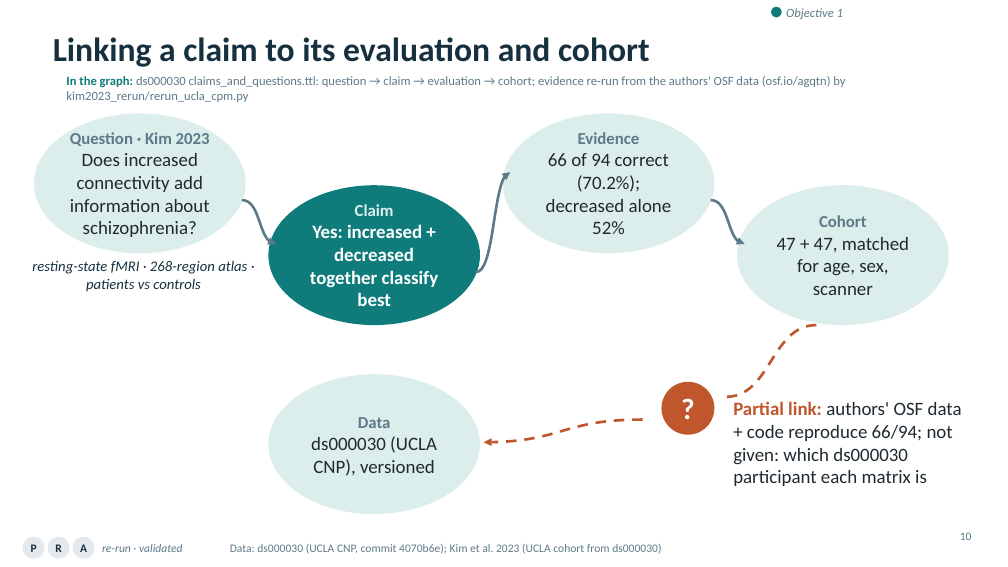
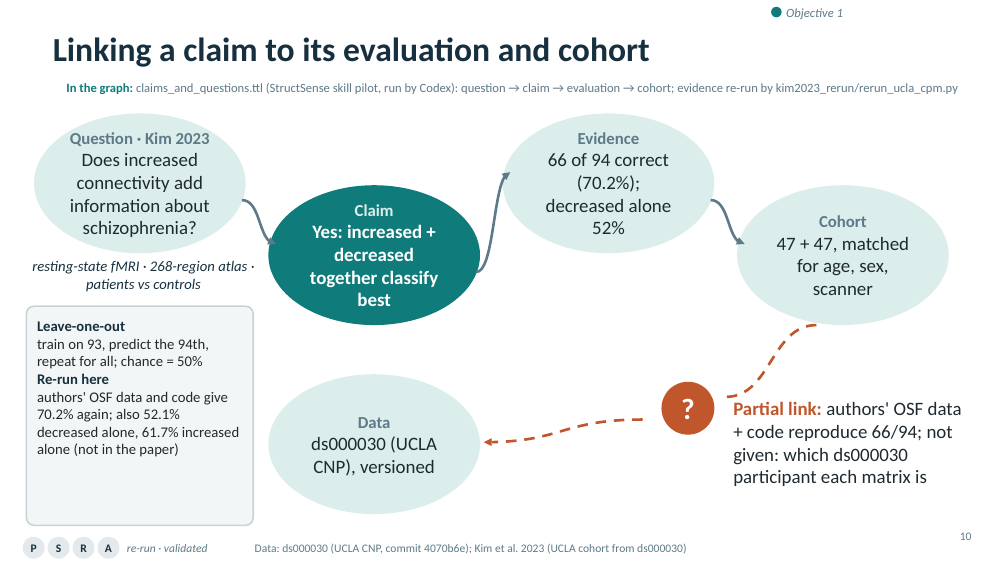
Before and after one commit to ReproNim/llm-workshop-kg, a slide deck: slide 10 of slides/Knowledge_Graphs_Skills_Neuroimaging_v4.pptx. Drawn at 1008x567 pixels with LibreOffice and Linux fonts; fonts in the diff are those of the drawing; background and template pictures are left out. Boxes give left, top, right and bottom in pixels: in the first picture for what was removed or moved away, otherwise in the second. Text is boxed around its words. In the diff, an @@ line names an element or a change of style, - is before the commit and + after.

```diff
--- a/slides/Knowledge_Graphs_Skills_Neuroimaging_v4.pptx
+++ b/slides/Knowledge_Graphs_Skills_Neuroimaging_v4.pptx
@@ text at (66, 83, 958, 94): text changed @@
-In the graph: ds000030 claims_and_questions.ttl: question → claim → evaluation → cohort; evidence re-run from the authors' OSF data (osf.io/agqtn) by kim2023_rerun/rerun_ucla_cpm.py
+In the graph: claims_and_questions.ttl (StructSense skill pilot, run by Codex): question → claim → evaluation → cohort; evidence re-run by kim2023_rerun/rerun_ucla_cpm.py
@@ rounded rectangle added at (26, 306, 253, 526), fill #F3F6F6, outline #C9D3D7 1.5 pt, 14 pt, text #1F2A30 @@
+Leave-one-out
+train on 93, predict the 94th, repeat for all; chance = 50%
+Re-run here
+authors' OSF data and code give 70.2% again; also 52.1% decreased alone, 61.7% increased alone (not in the paper)
@@ ellipse "A": place and size @@
-ellipse "A" at (73, 537, 95, 559)
+ellipse "A" at (98, 537, 119, 559)
@@ text "re-run · validated": place and size @@
-text "re-run · validated" at (102, 544, 183, 552)
+text "re-run · validated" at (127, 544, 208, 552)
@@ text "Data: ds000030 (UCLA CNP, commit ...": place and size @@
-text "Data: ds000030 (UCLA CNP, commit ..." at (230, 544, 661, 554)
+text "Data: ds000030 (UCLA CNP, commit ..." at (255, 544, 686, 554)
```
Also in this commit, not shown: 25 other slides changed, 1 slide added, 2 other files.
